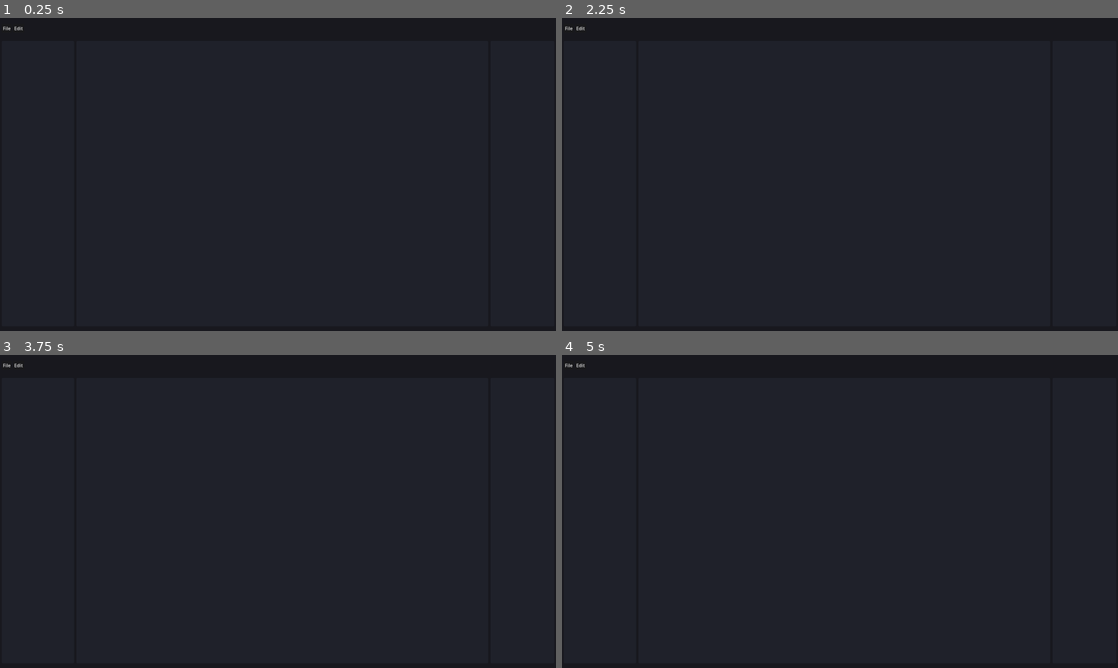
Above: before the commit, frames 1-4 (two rows, left to right).
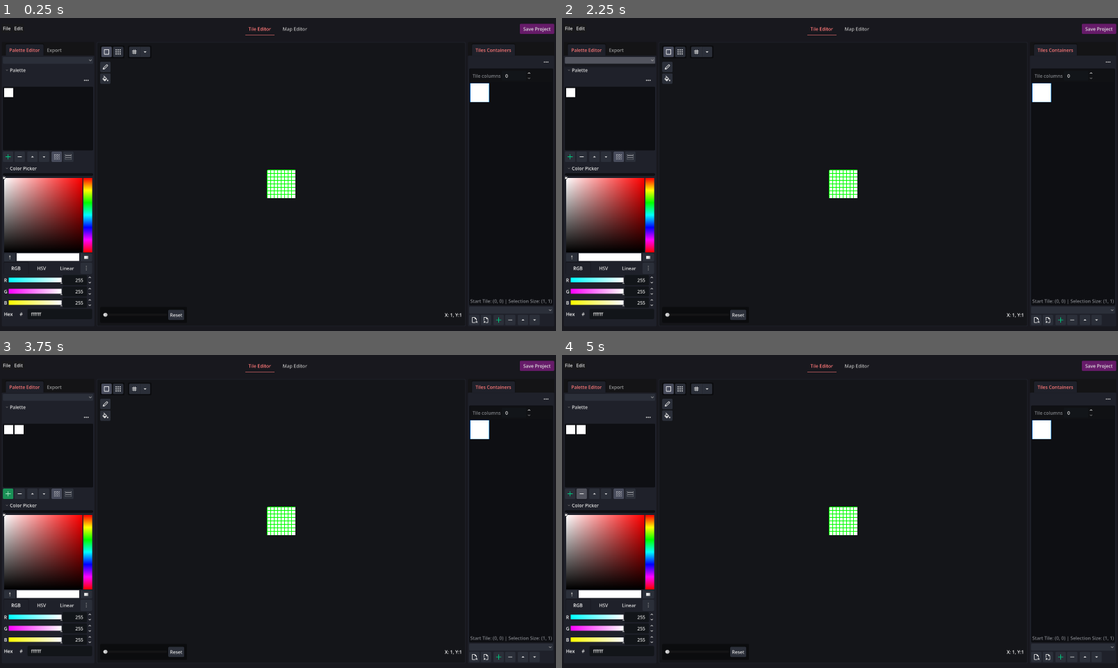
Above: after the commit, the same moments.

Repository: dmoreland117/gba-tile-edit
Game: Godot game, scene res://main.tscn
Same seed, same stepped clock (60 frames per second), same inputs: the game is played once before the commit and once after it. The engine's default icon, where the game draws it, is replaced by a stand-in: a white triangle on a blue panel in a dark square.
Inputs (mouse positions are in pixels of both pictures, inside the frame that each line leads up to):
- Up to frame 1 (0.25 s): no input
- Up to frame 2 (2.25 s): click (667, 52) at 0.52 s; click (667, 52) at 1.27 s; click (612, 61) at 2.02 s
- Up to frame 3 (3.75 s): click (88, 417) at 2.77 s; click (5, 492) at 3.52 s
- Up to frame 4 (5 s): click (584, 492) at 4.27 s

The runs differ from the first frame. In frame 1, 6.7% of the frame differs, in the area x 0-100%, y 1-98%; in frame 2, 7.1%; in frame 3, 6.8%; in frame 4, 6.8%.
Error before the commit: Parse Error: Class "Command" hides a global script class. (res://global/command_palette.gd:55)

Commit message:
add types to commands dict

Diff:
--- a/global/command_palette.gd
+++ b/global/command_palette.gd
@@ -1,19 +1,29 @@
 extends Node
 
 
+signal command_added(command:Command)
+signal command_removed(cmd_name:String)
 signal commands_updated()
 
-var commands:Dictionary = {}
+var commands:Dictionary[String, Command] = {}
 
 
 func register_command(cmd_name:String, args:Array[Dictionary], callback:Callable):
-	commands[cmd_name] = Command.new(args, callback)
+	var cmd = Command.new(args, callback)
+	commands[cmd_name] = cmd
+	command_added.emit(cmd)
 	commands_updated.emit()
+
+func remove_command(cmd_name:String):
+	if !commands.erase(name):
+		Log.err('Command', cmd_name, 'does not exist')
+
+	command_removed.emit(cmd_name)
 
 func call_command(command:String, ...args):
 	var cmd_data:Command = commands.get(command)
 	if !cmd_data:
-		printerr('command does not exist ', command)
+		Log.err('Command', command, 'does not exist')
 		return
 
 	var c = cmd_data.callable
@@ -22,12 +32,14 @@
 
 	var err = await c.callv(typed_args)
 	if !err:
-		printerr('error executing command.')
+		Log.err('Command did not execute succesfully.')
 		return
 
+func get_commands() -> Dictionary[String, Command]:
+	return commands
 
-func get_commands() -> Dictionary:
-	return commands
+func get_command_names() -> PackedStringArray:
+	return commands.keys()
 
 func _get_typed_args_array(cmd_args:Array[Dictionary], passed_args):
 	var ret = []
@@ -51,11 +63,3 @@
 				))
 
 	return ret
-
-class Command:
-	var args:Array[Dictionary]
-	var callable:Callable
-
-	func _init(c_args:Array[Dictionary], callback:Callable) -> void:
-		args = c_args
-		callable = callback
